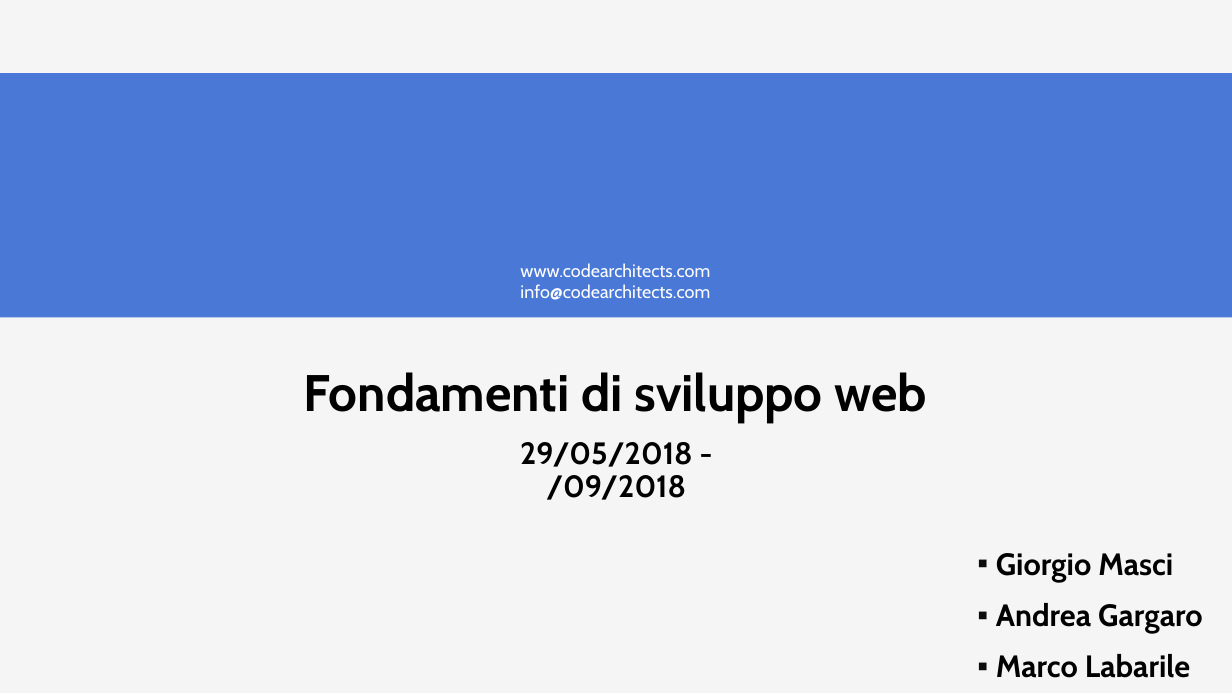
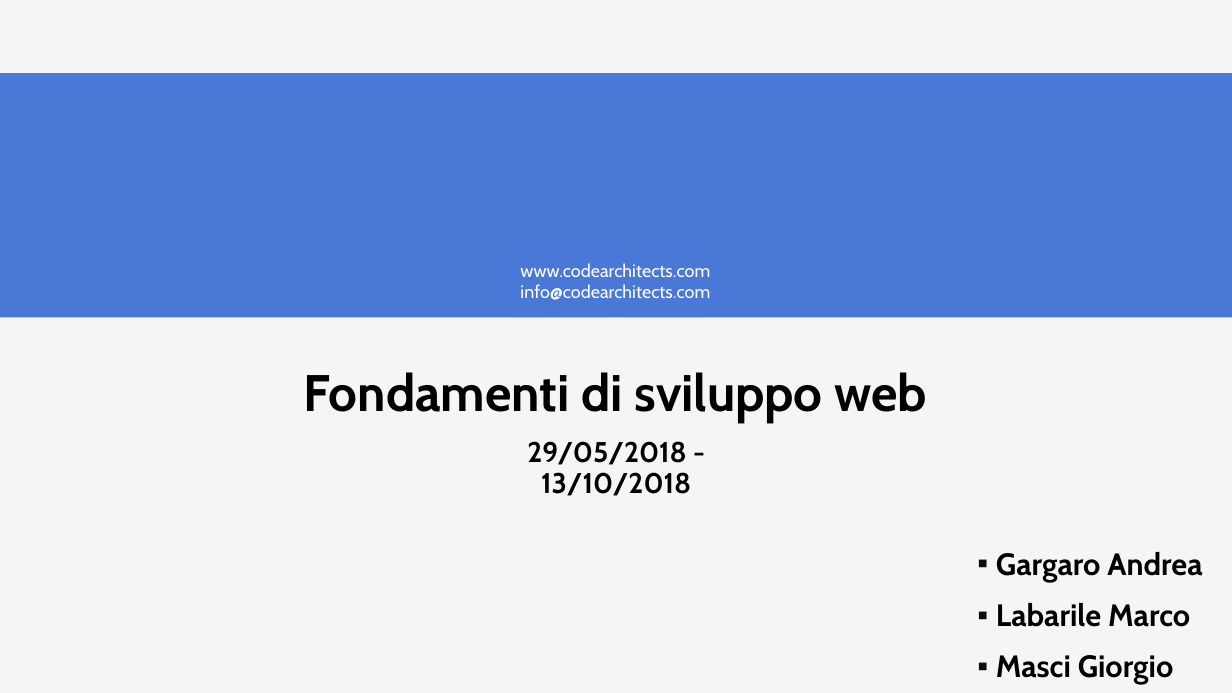
Before and after one commit to CodeArchitectsTraining/fondamenti-sviluppo-web-29052018, a slide deck: slide 1 of slides/html.pptx. Drawn at 1232x693 pixels with LibreOffice and Linux fonts; fonts in the diff are those of the drawing; background and template pictures are left out. Boxes give left, top, right and bottom in pixels: in the first picture for what was removed or moved away, otherwise in the second. Text is boxed around its words. In the diff, an @@ line names an element or a change of style, - is before the commit and + after.

```diff
--- a/slides/html.pptx
+++ b/slides/html.pptx
@@ text at [527, 441, 691, 496]: text changed; size 24 to 22.2 pt @@
-29/05/2018 - /09/2018
+29/05/2018 - 13/10/2018
@@ text at [996, 552, 1202, 684]: text changed @@
-▪ Giorgio Masci
-▪ Andrea Gargaro
-▪ Marco Labarile
+▪ Gargaro Andrea
+▪ Labarile Marco
+▪ Masci Giorgio
```
Also in this commit, not shown: 2 other slides changed.
